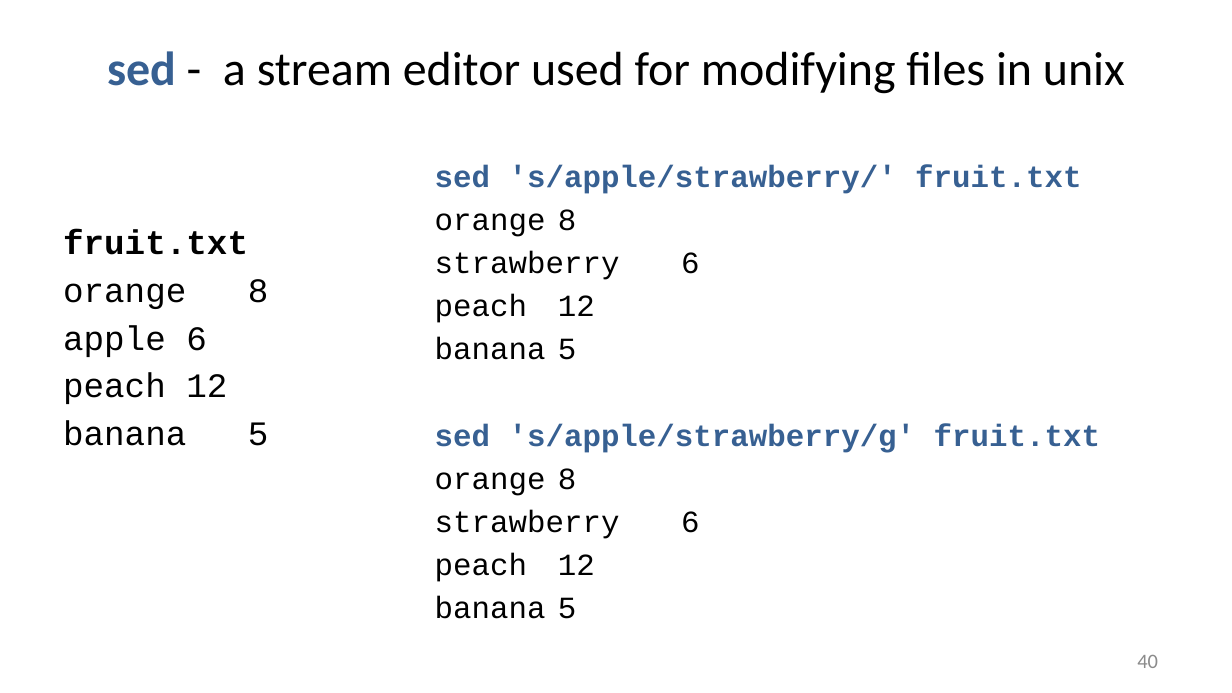
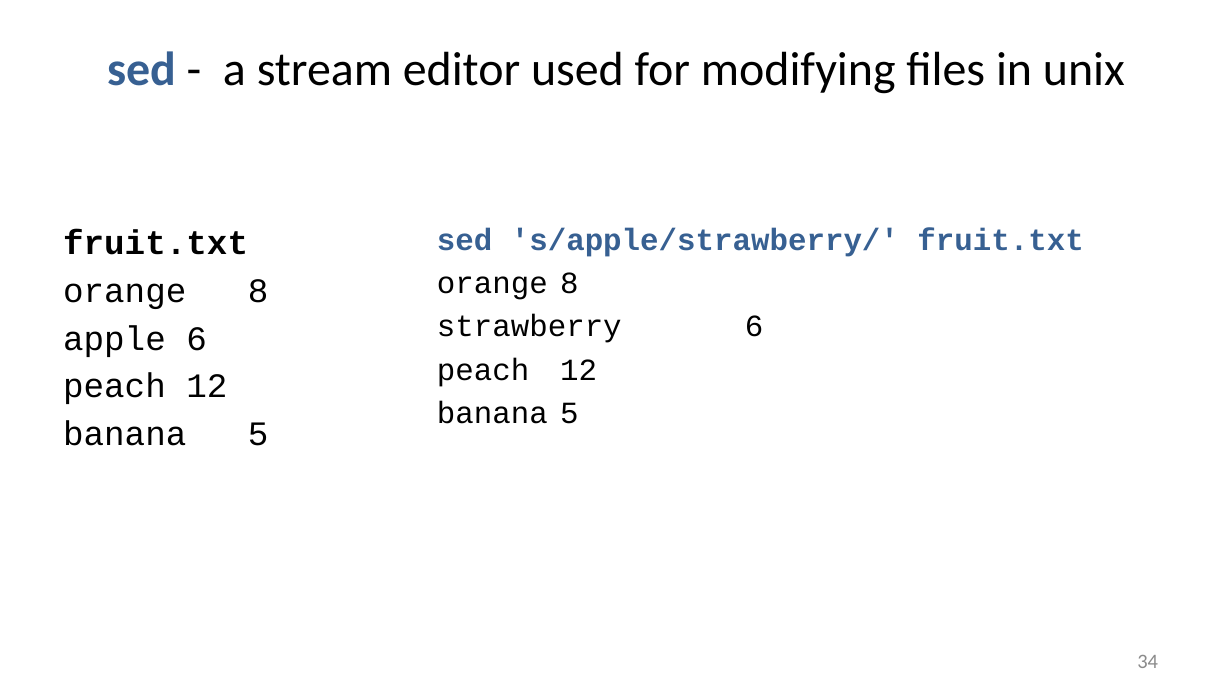
Before and after one commit to liu3zhenlab/teaching, a slide deck: slide 34 of PLPTH813Bioinformatis/2025/1_lecture/lecture02_unix.pptx (slide 40 before the commit). Drawn at 1232x693 pixels with LibreOffice and Linux fonts; fonts in the diff are those of the drawing. Boxes give left, top, right and bottom in pixels: in the first picture for what was removed or moved away, otherwise in the second. Text is boxed around its words. In the diff, an @@ line names an element or a change of style, - is before the commit and + after.

```diff
--- a/PLPTH813Bioinformatis/2025/1_lecture/lecture02_unix.pptx
+++ b/PLPTH813Bioinformatis/2025/1_lecture/lecture02_unix.pptx
@@ text "sed 's/apple/strawberry/' fruit.txt": place and size @@
-text "sed 's/apple/strawberry/' fruit.txt" at [435,165,1100,619]
+text "sed 's/apple/strawberry/' fruit.txt" at [437,228,1083,424]
@@ text at [435,424,1100,619]: paragraphs removed @@
-sed 's/apple/strawberry/g' fruit.txt
-orange 8
-strawberry 6
-peach 12
-banana 5
@@ page number at [1137,655,1158,668]: text changed @@
-40
+34
```
Also in this commit, not shown: 3 other slides changed, 6 slides removed, 1 other file.
